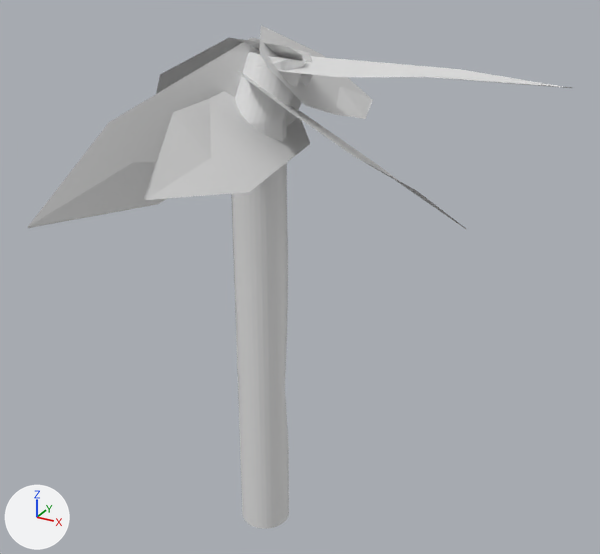
The Blender file tree1.blend: old version first, new version second.
One viewpoint serves both versions: a 50 mm lens placed at (15.1, -24.5, 14.1), pointed at (1.0, 1.3, 1.3). The axes (+X, +Y, +Z) are drawn at lower left. The lights are the same throughout.
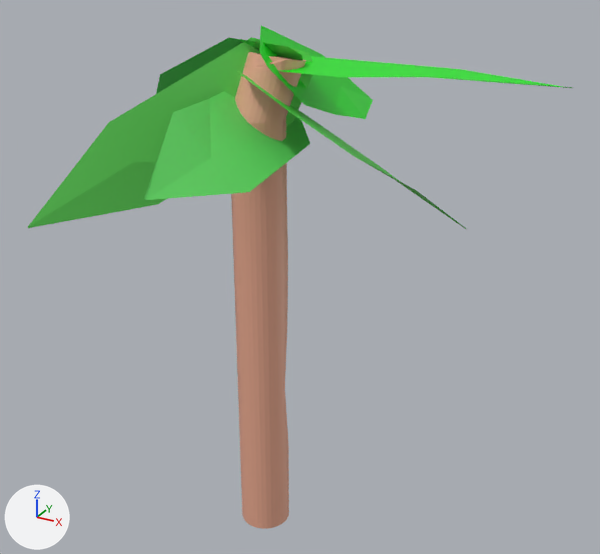
Changed parts and their boxes (x1, y1, x2, y2) in the pictures (600 x 554 px):
'Cylinder', recoloured: (231, 52, 306, 529) in both
'Plane', recoloured (grey to green): (28, 37, 313, 228) in both
'Plane.003', recoloured (grey to green): (144, 91, 310, 200) in both
'Plane.005', recoloured (grey to green): (259, 25, 373, 119) in both
'Plane.004', recoloured (white to green): (280, 56, 572, 88) in both
'Plane.002', recoloured (grey to green): (156, 38, 304, 94) in both
'Plane.001', recoloured (grey to green): (236, 70, 466, 229) in both

Diff of the bpy script that builds the scene:
```diff
--- a/tree1.blend.py
+++ b/tree1.blend.py
@@ mat_material_008 @@
+mat_material_008 = principled_material('Material.008')
+mat_material_008.base_color = (0.0132, 0.8, 0.0178)  # green #1ee724
@@ mat_material_006 @@
+mat_material_006 = principled_material('Material.006')
+mat_material_006.base_color = (0.00135, 0.8, 0.00269)  # green #04e709
@@ mat_material_007 @@
+mat_material_007 = principled_material('Material.007')
+mat_material_007.base_color = (0.134, 0.8, 0.14)  # green #66e769
@@ mat_material_004 @@
+mat_material_004 = principled_material('Material.004')
+mat_material_004.base_color = (0.063, 0.8, 0.0891)  # green #47e754
@@ mat_material_002 @@
+mat_material_002 = principled_material('Material.002')
+mat_material_002.base_color = (0.0744, 0.817, 0.0563)  # green #4de943
@@ mat_material_005 @@
+mat_material_005 = principled_material('Material.005')
+mat_material_005.base_color = (0.143, 0.8, 0.121)  # green #6ae762
@@ mat_material_001 @@
+mat_material_001 = principled_material('Material.001')
+mat_material_001.base_color = (0.8, 0.392, 0.271)  # beige #e7a88e
@@ me_cylinder_001 @@
 me_cylinder_001.from_pydata(...)  # 258 vertices, 227 faces; spans x -1.0..1.33, y -1.03..1.81, z -1.0..1.02
+me_cylinder_001.materials.append(mat_material_001)  # beige #e7a88e
@@ me_plane @@
 me_plane.from_pydata(...)  # 19 vertices, 8 faces; spans x -1.0..1.0, y -1.0..1.0, z 0.0..0.23
+me_plane.materials.append(mat_material_005)  # green #6ae762
@@ me_plane_001 @@
 me_plane_001.from_pydata(...)  # 19 vertices, 8 faces; spans x -1.0..1.0, y -1.0..1.0, z 0.0..0.23
+me_plane_001.materials.append(mat_material_002)  # green #4de943
@@ me_plane_002 @@
 me_plane_002.from_pydata(...)  # 19 vertices, 8 faces; spans x -1.0..1.0, y -1.0..1.0, z 0.0..0.23
+me_plane_002.materials.append(mat_material_004)  # green #47e754
@@ me_plane_003 @@
 me_plane_003.from_pydata(...)  # 19 vertices, 8 faces; spans x -1.0..1.0, y -1.0..1.0, z 0.0..0.23
+me_plane_003.materials.append(mat_material_007)  # green #66e769
@@ me_plane_004 @@
 me_plane_004.from_pydata(...)  # 19 vertices, 8 faces; spans x -1.0..1.0, y -1.0..1.0, z 0.0..0.23
+me_plane_004.materials.append(mat_material_006)  # green #04e709
@@ me_plane_005 @@
 me_plane_005.from_pydata(...)  # 19 vertices, 8 faces; spans x -1.0..1.0, y -1.0..1.0, z 0.0..0.23
+me_plane_005.materials.append(mat_material_008)  # green #1ee724
```
